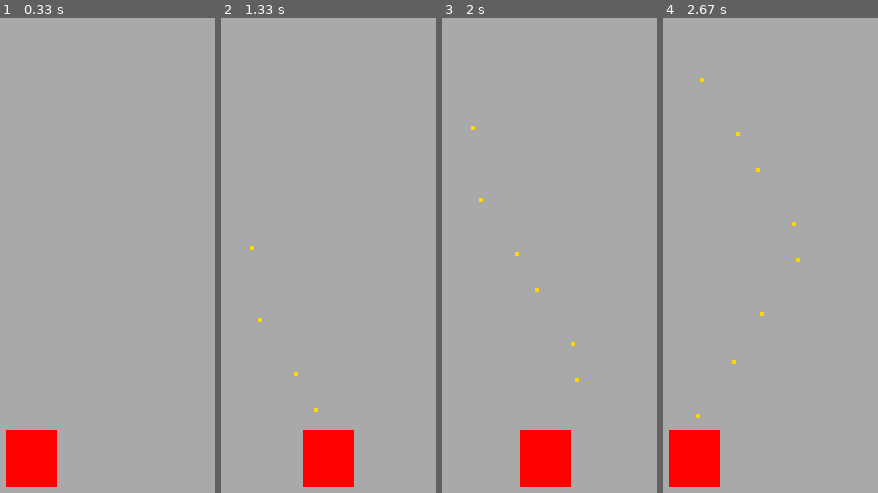
Above: before the commit, frames 1-4 (left to right).
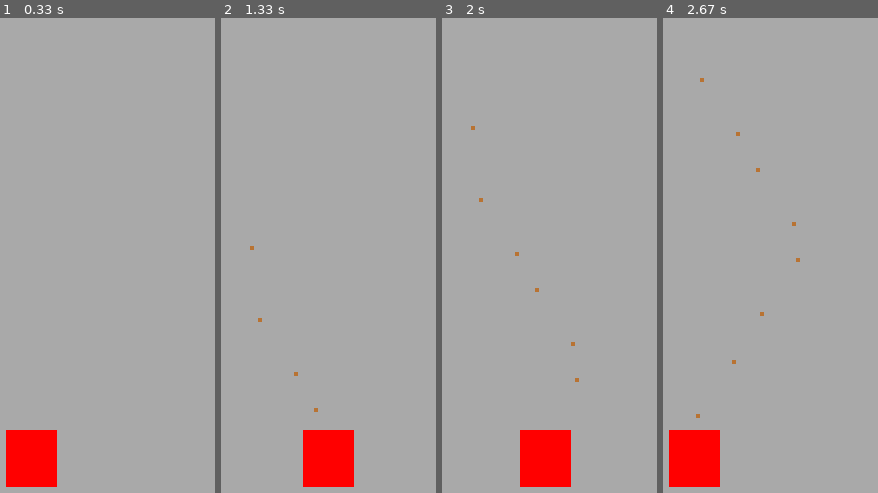
Above: after the commit, the same moments.

Repository: 25-26-1AHIF/pygameproject-JahrmarktBumm_Teodor_Simon
Game: pygame game, started from main.py
Same seed, same stepped clock (60 frames per second), same inputs: the game is played once before the commit and once after it.
Inputs:
- Up to frame 1 (0.33 s): no input
- Up to frame 2 (1.33 s): tap Space at 0.33, 0.73, 1.03, 1.23 s; hold D 0.67-1.13 s; hold D from 1.17 s (still down)
- Up to frame 3 (2 s): tap Space at 1.53, 1.73 s; release D at 1.63 s; hold A from 1.67 s (still down)
- Up to frame 4 (2.67 s): tap Space at 2.03, 2.3, 2.6 s; release A at 2.2 s; hold A 2.23-2.63 s

Frame 1 is identical in both runs. In frame 2, less than 0.1% of the frame differs, in the area x 13-46%, y 48-83%; in frame 3, less than 0.1%; in frame 4, 0.1%, in the area x 15-64%, y 12-85%.

Commit message:
Bullet farbe

Diff:
--- a/game/bullet.py
+++ b/game/bullet.py
@@ -17,7 +17,7 @@
     def update_and_draw(self):
         self.x_pos += self.dx
         self.y_pos += self.dy
-        pygame.draw.rect(self.screen, "gold", (self.x_pos, self.y_pos, self.width, self.height))
+        pygame.draw.rect(self.screen, "#B87333", (self.x_pos, self.y_pos, self.width, self.height))
 
 class Bullets:
     def __init__(self, screen: pygame.Surface):
